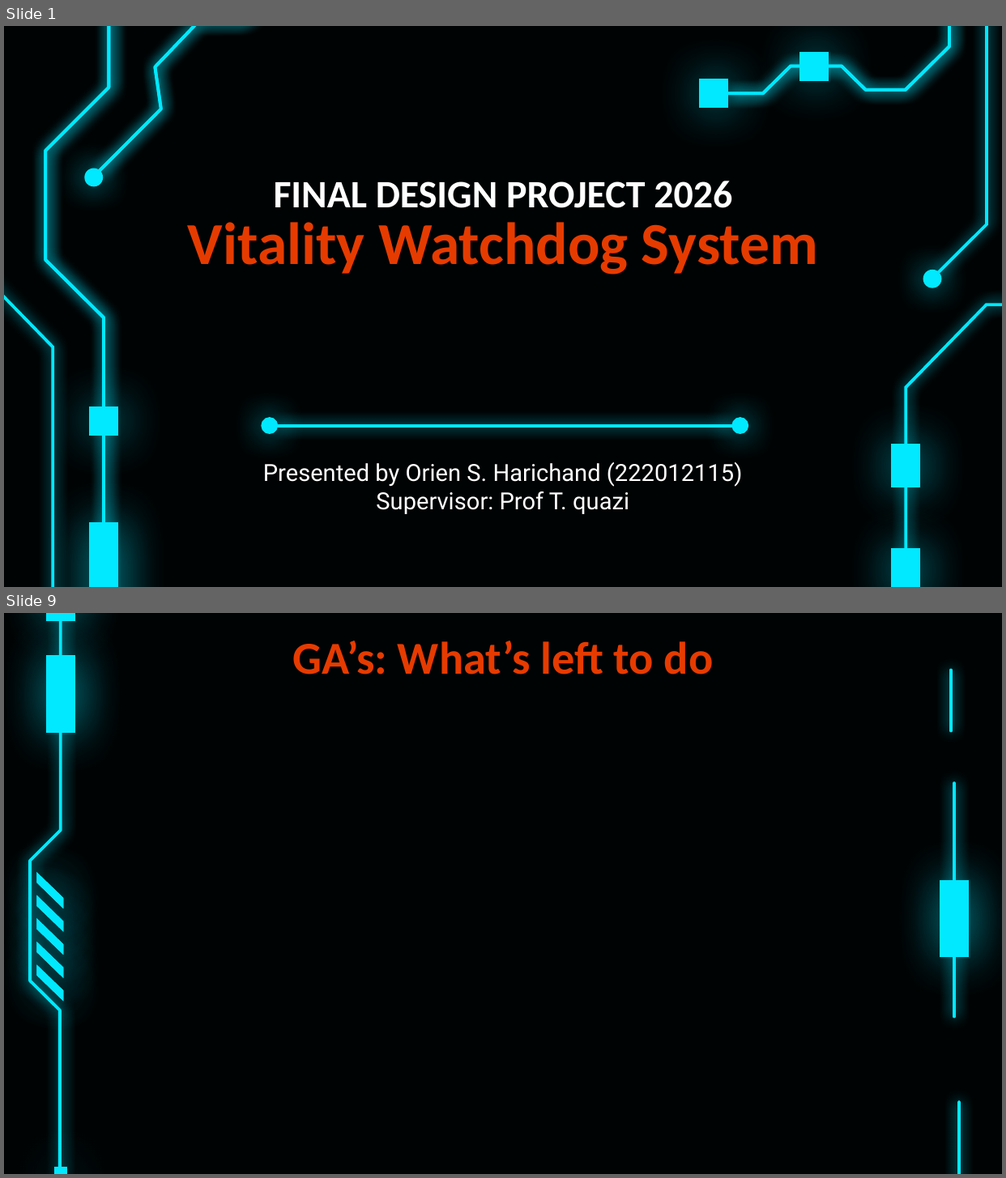
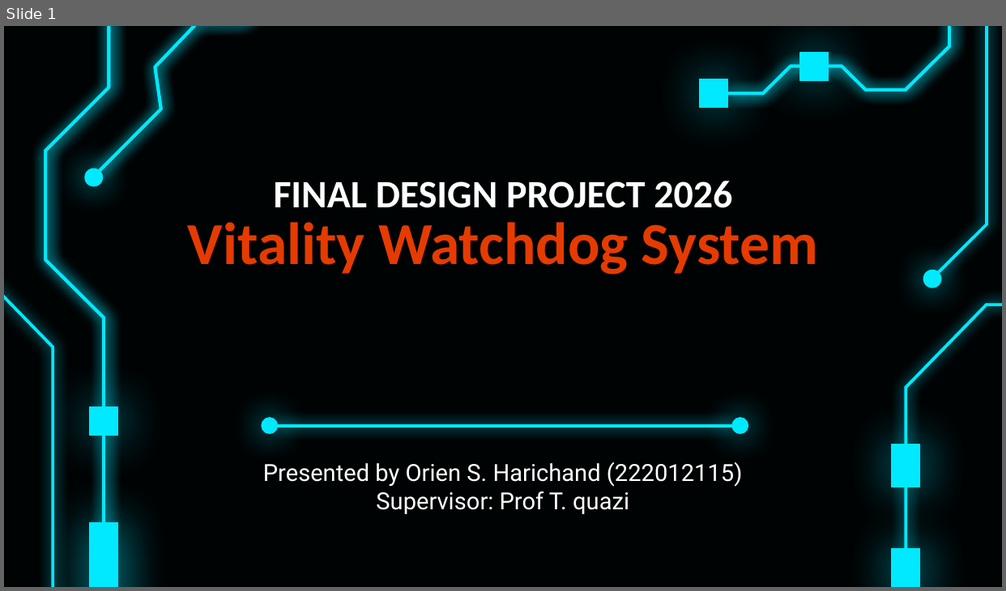
Before and after one commit to brainiac1909-prog/The_Vitality_Watchdog, a slide deck: P2/PRES.pptx. Shown one above the other, each under a label of ours: slides 1 and 9 before the commit, slide 1 after it; the slides between them are not shown. The pictures are 1006x1178 and 1006x591 pixels, drawn with LibreOffice and Linux fonts; fonts in the diff are those of the drawing. Boxes give left, top, right and bottom in pixels: in the first picture for what was removed or moved away, otherwise in the second. Text is boxed around its words. In the diff, an @@ line names an element or a change of style, - is before the commit and + after.

```diff
--- a/P2/PRES.pptx
+++ b/P2/PRES.pptx
@@ slide 9 removed at [4,613,1002,1174], background #000304 @@
@@ text removed at [292,641,714,675] @@
-GA’s: What’s left to do
@@ group removed at [940,613,1002,1174]: 5 freeform shapes @@
@@ group removed at [4,613,74,1174]: 14 freeform shapes @@
```
Also in this commit, not shown: 6 slides changed, 5 slides added, 2 other slides removed.
